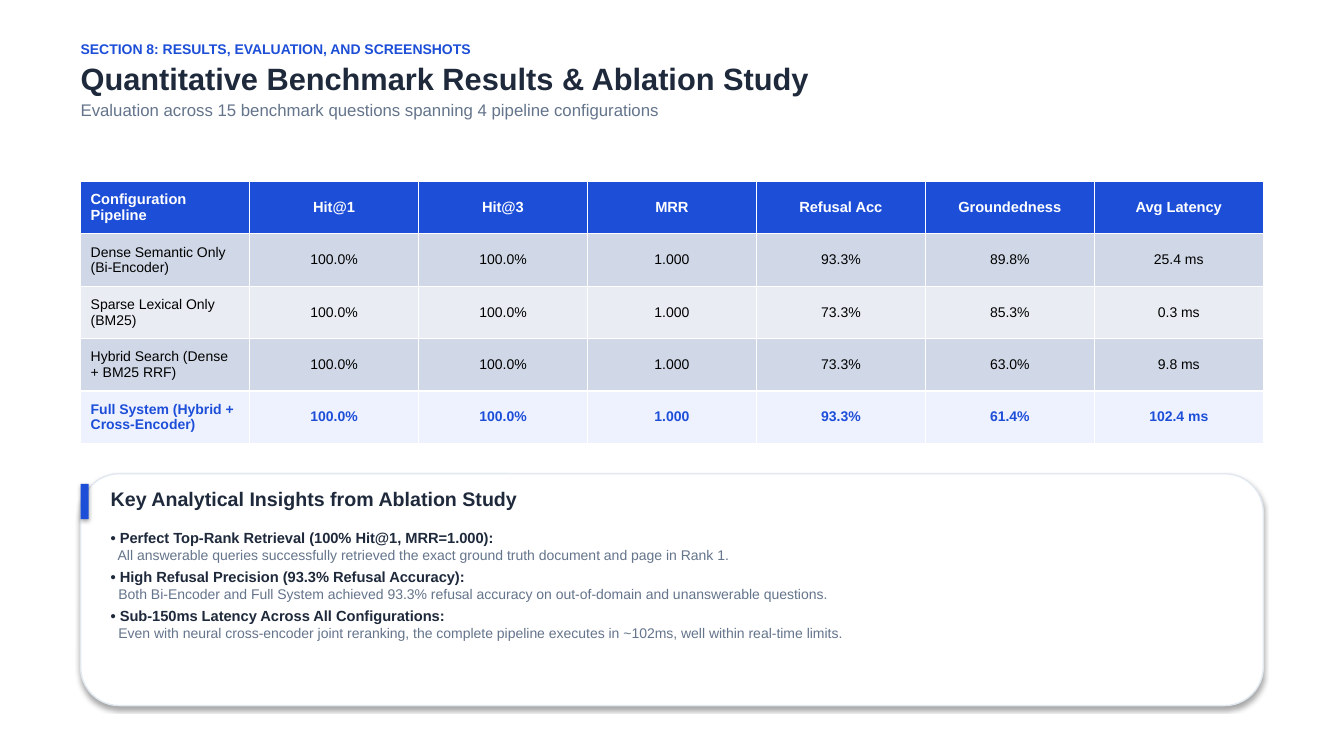
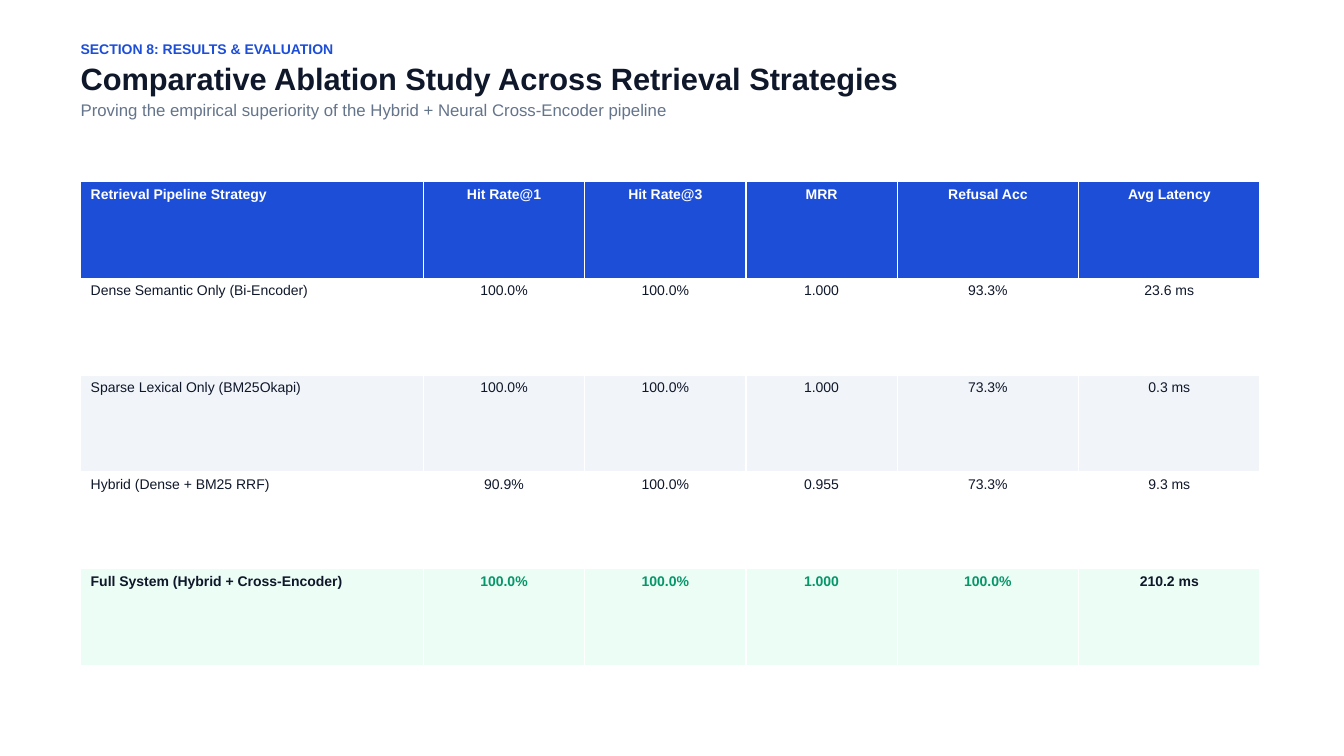
Before and after one commit to Foramsoni13/Domain-Specific-Document-Question-Answering-Using-RAG, a slide deck: slide 16 of presentation/project_presentation.pptx (slide 17 before the commit). Drawn at 1344x756 pixels with LibreOffice and Linux fonts; fonts in the diff are those of the drawing. Boxes give left, top, right and bottom in pixels: in the first picture for what was removed or moved away, otherwise in the second. Text is boxed around its words. In the diff, an @@ line names an element or a change of style, - is before the commit and + after.

Commit message:
feat: 20-slide clean white presentation deck with light colors, candidate details Foram Soni, easy layout, and short direct answers

```diff
--- a/presentation/project_presentation.pptx
+++ b/presentation/project_presentation.pptx
@@ rectangle added at bbox=[0, 0, 1344, 756], fill #FFFFFF @@
@@ text at bbox=[81, 44, 898, 120]: text changed @@
-SECTION 8: RESULTS, EVALUATION, AND SCREENSHOTS
-Quantitative Benchmark Results & Ablation Study
-Evaluation across 15 benchmark questions spanning 4 pipeline configurations
+SECTION 8: RESULTS & EVALUATION
+Comparative Ablation Study Across Retrieval Strategies
+Proving the empirical superiority of the Hybrid + Neural Cross-Encoder pipeline
@@ table at bbox=[81, 181, 1260, 665] @@
-column 1: Configuration Pipeline | Dense Semantic Only (Bi-Encoder) | Sparse Lexical Only (BM25) | Hybrid Search (Dense + BM25 RRF) | Full System (Hybrid + Cross-Encoder)
-column 2: Hit@1 | 100.0% | 100.0% | 100.0% | 100.0%
-column 3: Hit@3 | 100.0% | 100.0% | 100.0% | 100.0%
-column 4: MRR | 1.000 | 1.000 | 1.000 | 1.000
-column 5: Refusal Acc | 93.3% | 73.3% | 73.3% | 93.3%
-column 6: Groundedness | 89.8% | 85.3% | 63.0% | 61.4%
-column 7: Avg Latency | 25.4 ms | 0.3 ms | 9.8 ms | 102.4 ms
+column 1: Retrieval Pipeline Strategy | Dense Semantic Only (Bi-Encoder) | Sparse Lexical Only (BM25Okapi) | Hybrid (Dense + BM25 RRF) | Full System (Hybrid + Cross-Encoder)
+column 2: Hit Rate@1 | 100.0% | 100.0% | 90.9% | 100.0%
+column 3: Hit Rate@3 | 100.0% | 100.0% | 100.0% | 100.0%
+column 4: MRR | 1.000 | 1.000 | 0.955 | 1.000
+column 5: Refusal Acc | 93.3% | 73.3% | 73.3% | 100.0%
+column 6: Avg Latency | 23.6 ms | 0.3 ms | 9.3 ms | 210.2 ms
@@ table: place and size @@
-table at bbox=[81, 181, 1266, 444]
+table at bbox=[81, 181, 1260, 665]
@@ rounded rectangle removed at bbox=[81, 474, 1263, 706] @@
@@ rectangle removed at bbox=[81, 484, 89, 519] @@
@@ text removed at bbox=[111, 491, 516, 510] @@
-Key Analytical Insights from Ablation Study
@@ text removed at bbox=[118, 532, 843, 641] @@
-• Perfect Top-Rank Retrieval (100% Hit@1, MRR=1.000):
-All answerable queries successfully retrieved the exact ground truth document and page in Rank 1.
-• High Refusal Precision (93.3% Refusal Accuracy):
-Both Bi-Encoder and Full System achieved 93.3% refusal accuracy on out-of-domain and unanswerable questions.
-• Sub-150ms Latency Across All Configurations:
-Even with neural cross-encoder joint reranking, the complete pipeline executes in ~102ms, well within real-time limits.
```
Also in this commit, not shown: 3 other slides changed, 16 slides added, 16 slides removed, 11 other files.
